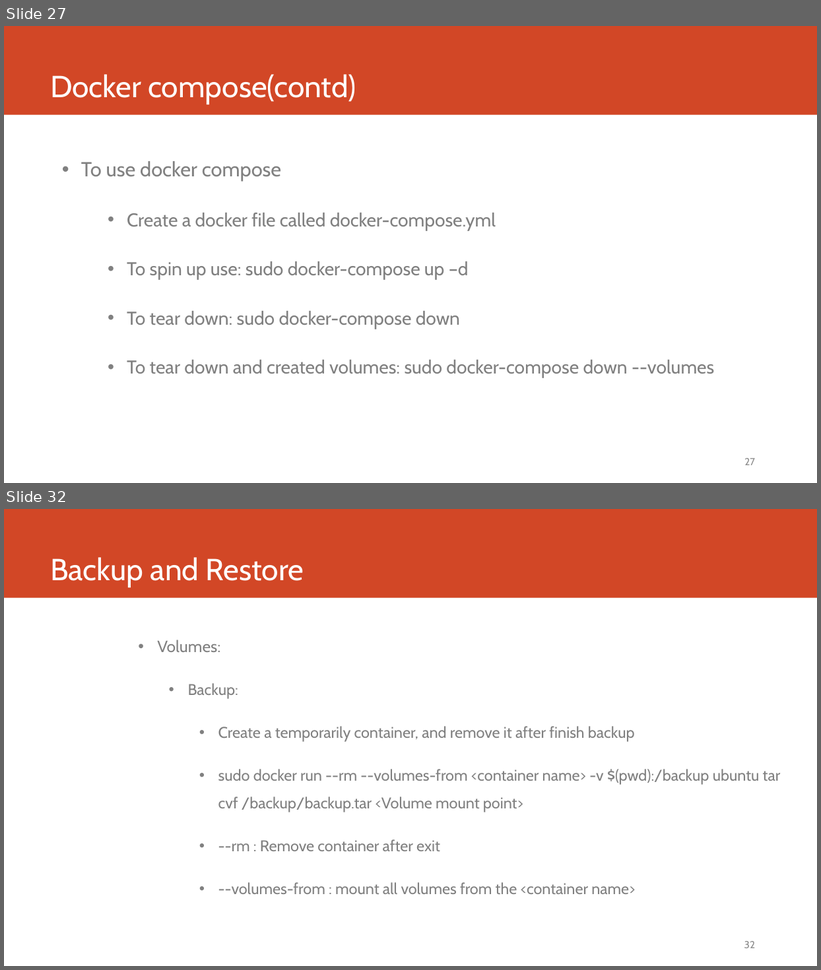
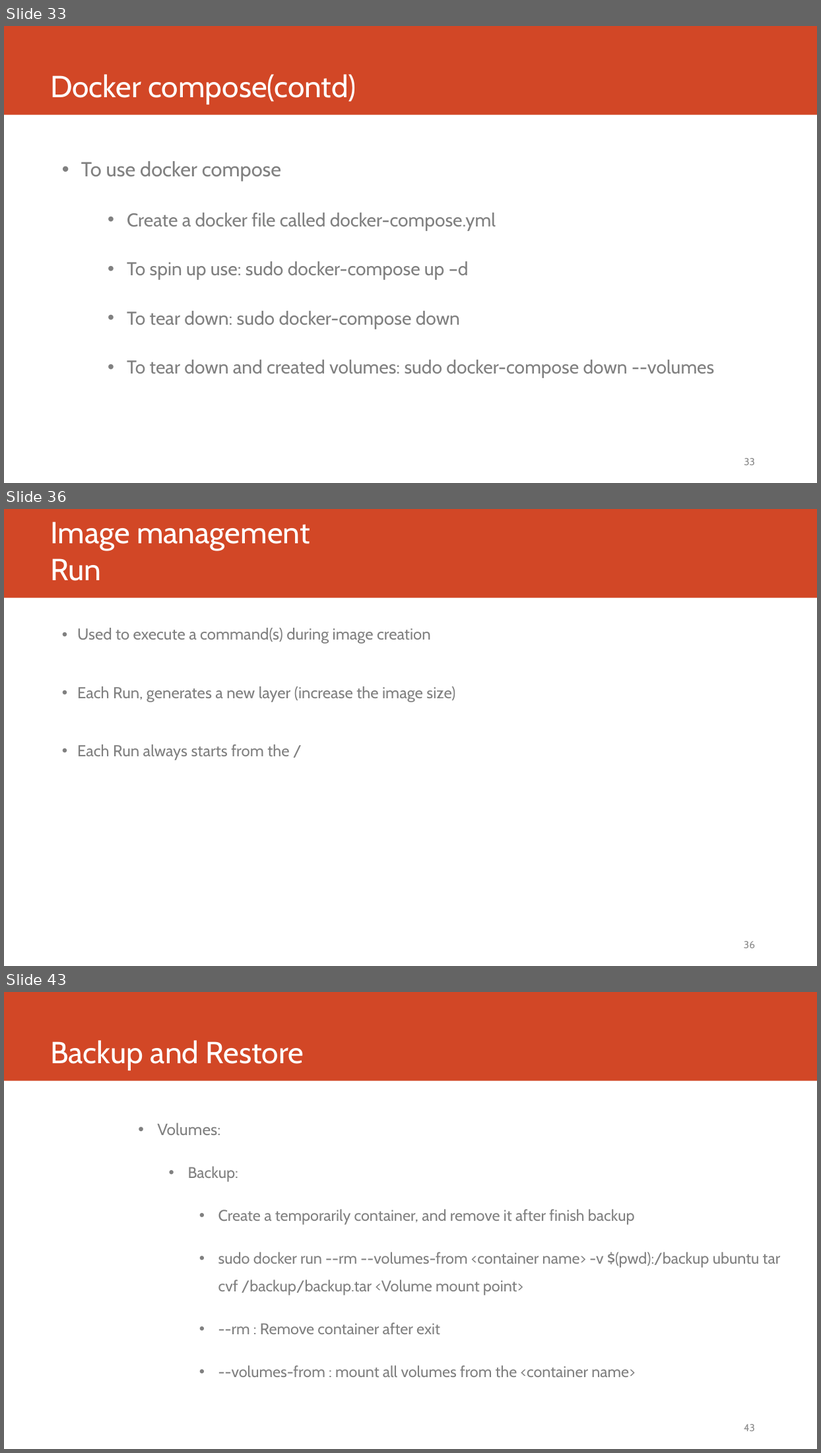
Before and after one commit to compilereg/docker, a slide deck: Docker.pptx. Shown one above the other, each under a label of ours: slides 27 and 32 before the commit, slides 33, 36 and 43 after it; the slides between them are not shown. The pictures are 821x970 and 821x1453 pixels, drawn with LibreOffice and Linux fonts; fonts in the diff are those of the drawing. Boxes give left, top, right and bottom in pixels: in the first picture for what was removed or moved away, otherwise in the second. Text is boxed around its words. In the diff, an @@ line names an element or a change of style, - is before the commit and + after.

Commit message:
Adding CI-CD, Network images, logo, storage details

```diff
--- a/Docker.pptx
+++ b/Docker.pptx
@@ slide 36 added at bbox=[4, 509, 817, 966], background #FFFFFF; not listed: 1 template element that a slide beside it also shows @@
@@ title added at bbox=[50, 522, 310, 581], 36 pt, text #FFFFFF @@
+Image management
+Run
@@ text added at bbox=[77, 628, 455, 760], 18.7 pt, text #808080 @@
+• Used to execute a command(s) during image creation
+• Each Run, generates a new layer (increase the image size)
+• Each Run always starts from the /
@@ page number added at bbox=[744, 941, 755, 949], 12 pt, text #8B8B8B @@
+36
@@ what was slide 27 is now slide 33 @@
@@ page number at bbox=[744, 458, 755, 466]: text changed @@
-27
+33
@@ what was slide 32 is now slide 43 @@
@@ page number at bbox=[744, 1424, 755, 1432]: text changed @@
-32
+43
```
Also in this commit, not shown: 22 slides changed, 11 other slides added, 1 slide removed.
